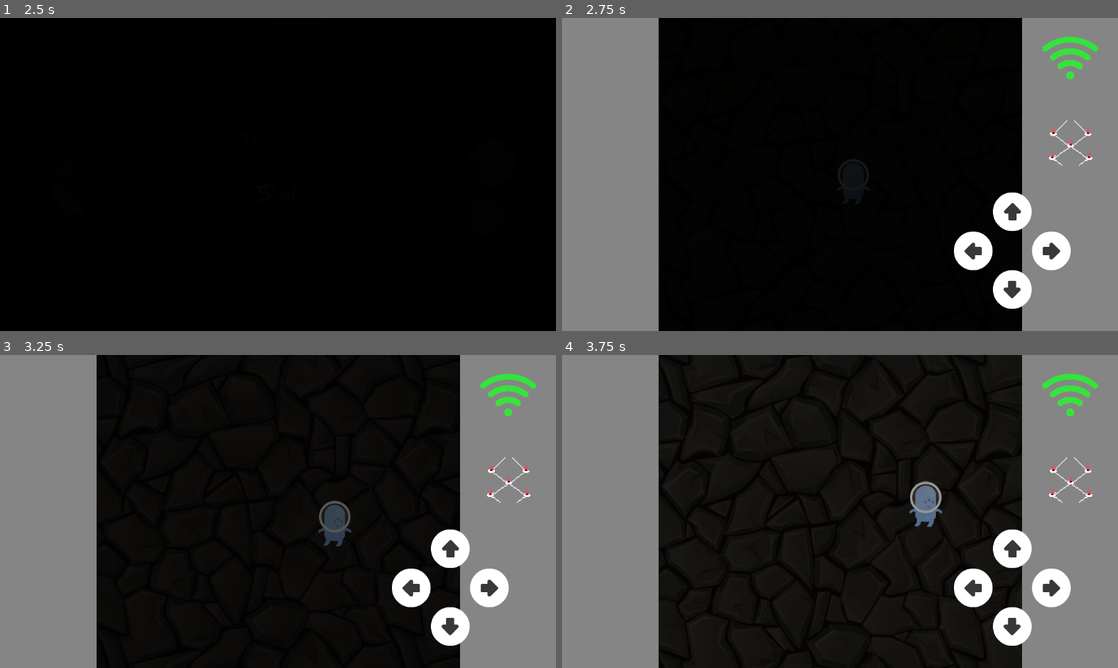
Above: before the commit, frames 1-4 (two rows, left to right).
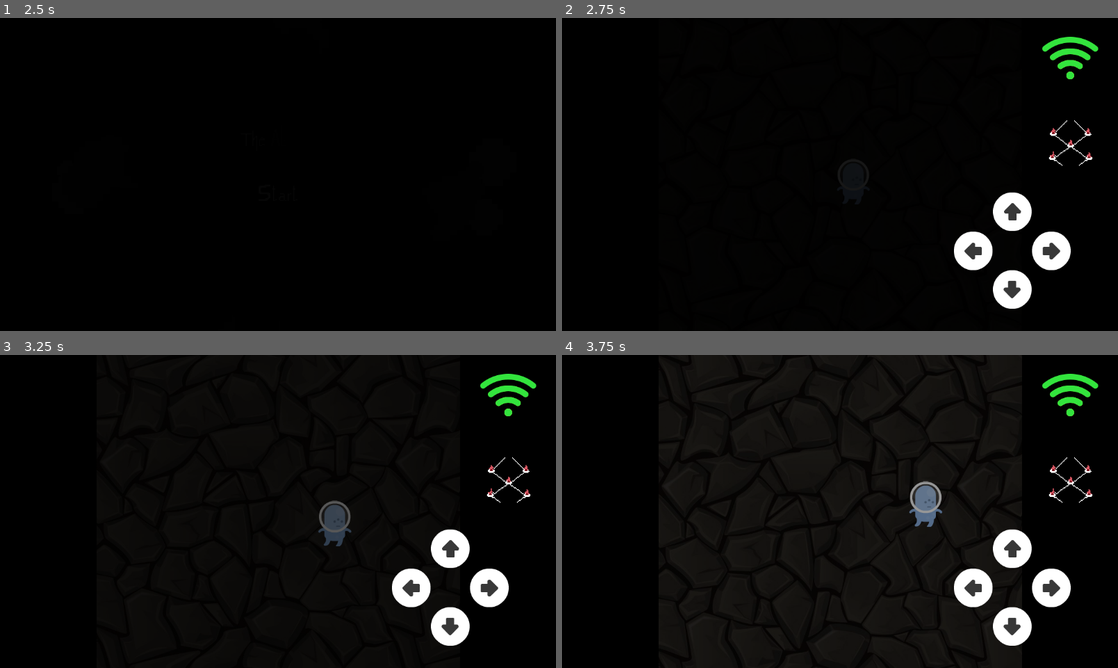
Above: after the commit, the same moments.

Repository: ManuelOteroFernandez/LudumDate55
Game: Godot game, scene res://Menus/SceneManager.tscn
Same seed, same stepped clock (60 frames per second), same inputs: the game is played once before the commit and once after it.
Inputs (mouse positions are in pixels of both pictures, inside the frame that each line leads up to):
- Up to frame 1 (2.5 s): click (278, 193) at 0.5 s; move the mouse to (400, 158) at 1.27 s; hold Right (ui_right) 1.28-2.03 s; move the mouse to (166, 190) at 2.02 s; hold Down (ui_down) from 2.03 s (still down)
- Up to frame 2 (2.75 s): keep holding Down (ui_down)
- Up to frame 3 (3.25 s): move the mouse to (333, 442) at 2.77 s; release Down (ui_down) at 2.78 s; hold Right (ui_right) from 2.78 s (still down)
- Up to frame 4 (3.75 s): move the mouse to (812, 574) at 3.52 s; release Right (ui_right) at 3.53 s; hold Up (ui_up) from 3.53 s (still down)

Frame 1 is identical in both runs. In frame 2, 33% of the frame differs, in the area x 0-100%, y 0-100%; in frame 3, 33%; in frame 4, 33%.

Commit message:
Black sides

Diff:
--- a/ArrowMinigame/ArrawMinigame.tscn
+++ b/ArrowMinigame/ArrawMinigame.tscn
@@ -36,7 +36,7 @@
 offset_right = -952.0
 grow_horizontal = 2
 grow_vertical = 2
-color = Color(0.521569, 0.521569, 0.521569, 1)
+color = Color(0, 0, 0, 1)
 
 [node name="Timer" type="Timer" parent="."]
 wait_time = 0.5
--- a/game.tscn
+++ b/game.tscn
@@ -57,7 +57,7 @@
 offset_right = 1.0
 grow_horizontal = 2
 grow_vertical = 2
-color = Color(0.521569, 0.521569, 0.521569, 1)
+color = Color(0, 0, 0, 1)
 
 [node name="MoveTouchButtons" parent="CanvasLayer" instance=ExtResource("6_rpto6")]
 
